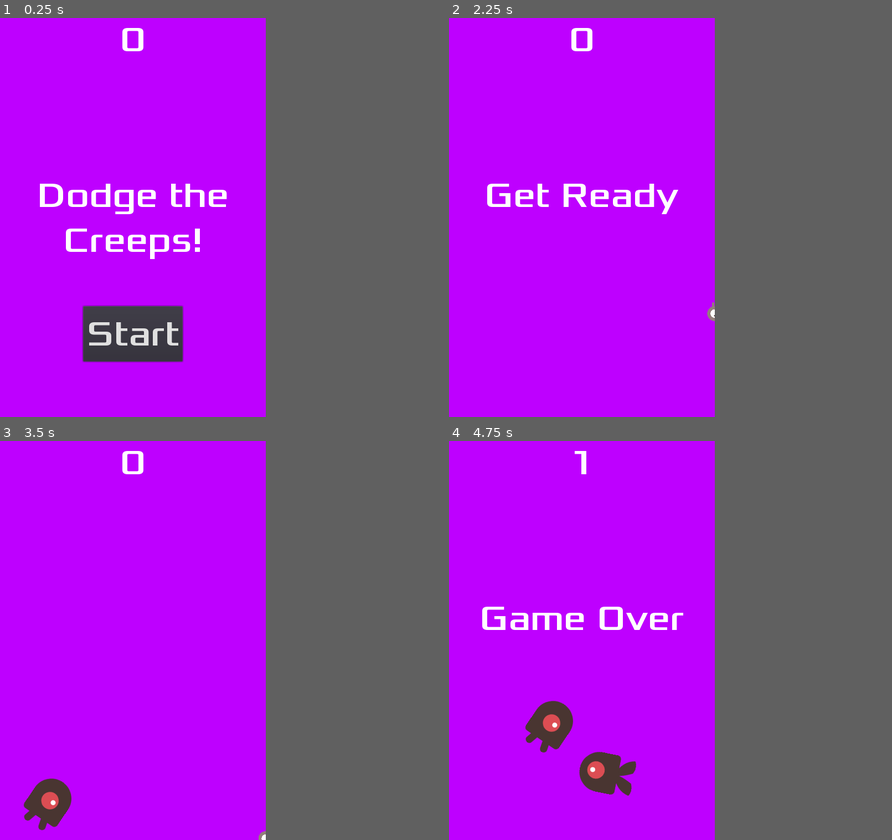
Above: before the commit, frames 1-4 (two rows, left to right).
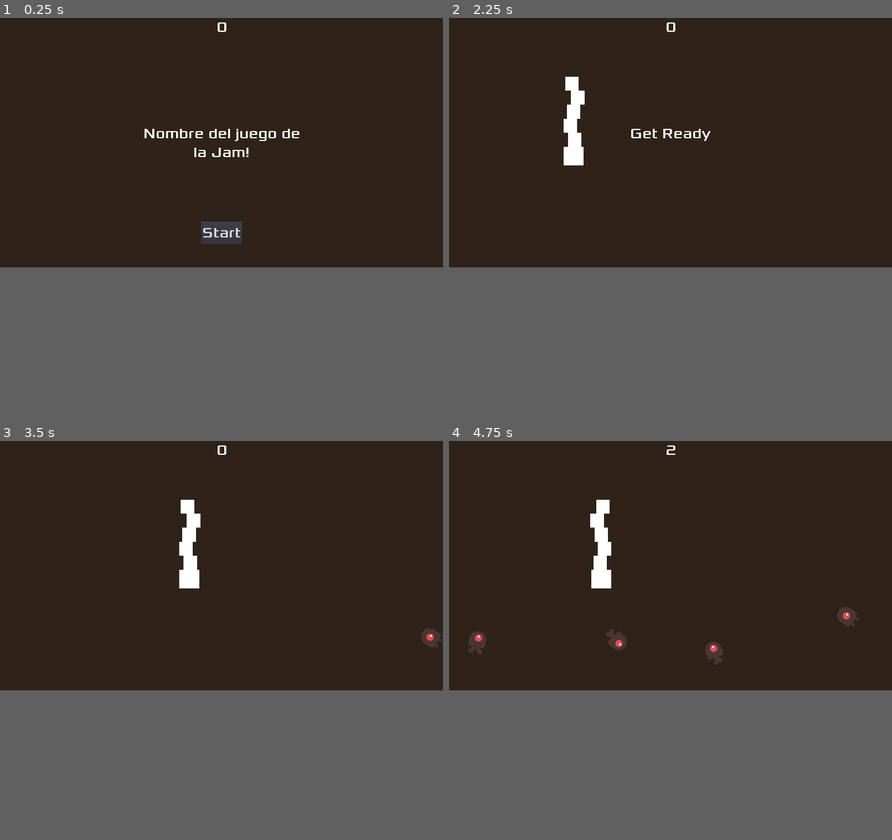
Above: after the commit, the same moments.

Repository: Carmoruda/GGJ2023
Game: Godot game, scene res://Main.tscn
The game is run twice, just before and just after one commit, with the same random seed, the same clock (stepped at 60 frames per second) and the same inputs.
Inputs:
- Up to frame 1 (0.25 s): no input
- Up to frame 2 (2.25 s): click "Start" at 0.5 s; tap Enter at 1.25 s; hold Right (move_right) 1.28-2.03 s; hold Down (move_down) from 2.03 s (still down)
- Up to frame 3 (3.5 s): release Down (move_down) at 2.78 s; hold Right (move_right) from 2.78 s (still down)
- Up to frame 4 (4.75 s): release Right (move_right) at 3.53 s; hold Up (move_up) 3.53-4.28 s; hold Left (move_left) from 4.28 s (still down)
The window is 480x720 before the commit and 800x450 after it. Grey fills any space a smaller window leaves; there, only what the larger window draws over its background counts as a difference.

The runs differ from the first frame. In frame 1, 41% of the frame differs, in the area x 0-68%, y 0-87%; in frame 2, 38%; in frame 3, 39%; in frame 4, 40%.

Commit message:
Cambiado Jugador, Spawners y HUD inicla
Cambiado el jugador a una hitbox distinta, la pantalla más grande, el HUD ahora tiene otro nombre, y los enemigos aparecen desde abajo

Diff:
--- a/TEST/HUD.gd
+++ b/TEST/HUD.gd
@@ -12,7 +12,7 @@
 	# Wait until the MessageTimer has counted down.
 	yield($MessageTimer, "timeout")
 
-	$Message.text = "Dodge the\nCreeps!"
+	$Message.text = "Nombre del juego de \nla Jam!"
 	$Message.show()
 	# Make a one-shot timer and wait for it to finish.
 	yield(get_tree().create_timer(1), "timeout")
--- a/TEST/HUD.tscn
+++ b/TEST/HUD.tscn
@@ -30,7 +30,8 @@
 margin_top = -79.5
 margin_bottom = 79.5
 custom_fonts/font = SubResource( 1 )
-text = "Dodge the Creeps!"
+text = "Nombre del juego de
+la Jam!"
 align = 1
 autowrap = true
 
--- a/TEST/Main.tscn
+++ b/TEST/Main.tscn
@@ -9,7 +9,7 @@
 
 [sub_resource type="Curve2D" id=1]
 _data = {
-"points": PoolVector2Array( 0, 0, 0, 0, 0, -15, 0, 0, 0, 0, 480, -15, 0, 0, 0, 0, 480, 705, 0, 0, 0, 0, 0, 705, 0, 0, 0, 0, 0, -15 )
+"points": PoolVector2Array( 0, 0, 0, 0, -6, 835.826, 0, 0, 0, 0, 1920, 838, 0, 0, 0, 0, 1924, 1066, 0, 0, 0, 0, -2, 1068, 0, 0, 0, 0, -6, 944, 0, 0, 0, 0, -6, 834.855 )
 }
 
 [node name="Main" type="Node"]
@@ -17,9 +17,9 @@
 mob_scene = ExtResource( 2 )
 
 [node name="ColorRect" type="ColorRect" parent="."]
-margin_right = 480.0
-margin_bottom = 720.0
-color = Color( 0.74902, 0, 1, 1 )
+margin_right = 1921.0
+margin_bottom = 1082.0
+color = Color( 0.184314, 0.137255, 0.101961, 1 )
 
 [node name="Player" parent="." instance=ExtResource( 1 )]
 
@@ -36,11 +36,13 @@
 position = Vector2( 240, 450 )
 
 [node name="MobPath" type="Path2D" parent="."]
-position = Vector2( 0, 15 )
+position = Vector2( 3.98756, -16.4008 )
+scale = Vector2( 0.997927, 1.0294 )
 curve = SubResource( 1 )
 
 [node name="MobSpawnLocation" type="PathFollow2D" parent="MobPath"]
-position = Vector2( 0, -15 )
+position = Vector2( -6, 835.826 )
+rotation = 0.00114691
 
 [node name="HUD" parent="." instance=ExtResource( 4 )]
 
--- a/TEST/Player.gd
+++ b/TEST/Player.gd
@@ -3,7 +3,7 @@
 
 export var speed = 400 # How fast the player will move (pixels/sec).
 var screen_size # Size of the game window.
-
+var hp
 func _ready():
 	screen_size = get_viewport_rect().size
 	hide()
@@ -14,10 +14,7 @@
 		velocity.x += 1
 	if Input.is_action_pressed("move_left"):
 		velocity.x -= 1
-	if Input.is_action_pressed("move_down"):
-		velocity.y += 1
-	if Input.is_action_pressed("move_up"):
-		velocity.y -= 1
+
 
 	if velocity.length() > 0:
 		velocity = velocity.normalized() * speed
@@ -30,19 +27,16 @@
 	position.y = clamp(position.y, 0, screen_size.y)
 
 	if velocity.x != 0:
-		$AnimatedSprite.animation = "walk"
 		$AnimatedSprite.flip_v = false
 		# See the note below about boolean assignment.
 		$AnimatedSprite.flip_h = velocity.x < 0
-	elif velocity.y != 0:
-		$AnimatedSprite.animation = "up"
-		$AnimatedSprite.flip_v = velocity.y > 0
 
 func start(pos):
 	position = pos
 	show()
 	$CollisionShape2D.disabled = false
 
+# warning-ignore:unused_argument
 func _on_Player_body_entered(body):
 	hide() # Player disappears after being hit.
 	emit_signal("hit")
--- a/TEST/Player.tscn
+++ b/TEST/Player.tscn
@@ -1,29 +1,22 @@
-[gd_scene load_steps=8 format=2]
+[gd_scene load_steps=5 format=2]
 
 [ext_resource path="res://Player.gd" type="Script" id=1]
-[ext_resource path="res://art/playerGrey_up1.png" type="Texture" id=2]
-[ext_resource path="res://art/playerGrey_up2.png" type="Texture" id=3]
-[ext_resource path="res://art/playerGrey_walk1.png" type="Texture" id=4]
-[ext_resource path="res://art/playerGrey_walk2.png" type="Texture" id=5]
+[ext_resource path="res://art/playerPlaceholder.png" type="Texture" id=2]
 
 [sub_resource type="SpriteFrames" id=1]
 animations = [ {
-"frames": [ ExtResource( 2 ), ExtResource( 3 ) ],
+"frames": [ ExtResource( 2 ) ],
 "loop": true,
-"name": "up",
-"speed": 5.0
-}, {
-"frames": [ ExtResource( 4 ), ExtResource( 5 ) ],
-"loop": true,
-"name": "walk",
+"name": "movement",
 "speed": 5.0
 } ]
 
 [sub_resource type="CapsuleShape2D" id=2]
-radius = 25.0
-height = 16.0
+radius = 105.97
+height = 296.06
 
 [node name="Player" type="Area2D"]
+position = Vector2( 923, 700 )
 scale = Vector2( 0.5, 0.5 )
 script = ExtResource( 1 )
 __meta__ = {
@@ -31,11 +24,12 @@
 }
 
 [node name="AnimatedSprite" type="AnimatedSprite" parent="."]
-scale = Vector2( 0.5, 0.5 )
 frames = SubResource( 1 )
-animation = "walk"
+animation = "movement"
 
 [node name="CollisionShape2D" type="CollisionShape2D" parent="."]
+position = Vector2( 0, 125 )
+scale = Vector2( 0.752, 1 )
 shape = SubResource( 2 )
 
 [connection signal="body_entered" from="." to="." method="_on_Player_body_entered"]
--- a/TEST/project.godot
+++ b/TEST/project.godot
@@ -16,8 +16,8 @@
 
 [display]
 
-window/size/width=480
-window/size/height=720
+window/size/width=1920
+window/size/height=1080
 window/stretch/mode="2d"
 window/stretch/aspect="keep"
 
Binary file added: TEST/art/playerPlaceholder.png
Not shown, added: TEST/art/playerPlaceholder.png.import
